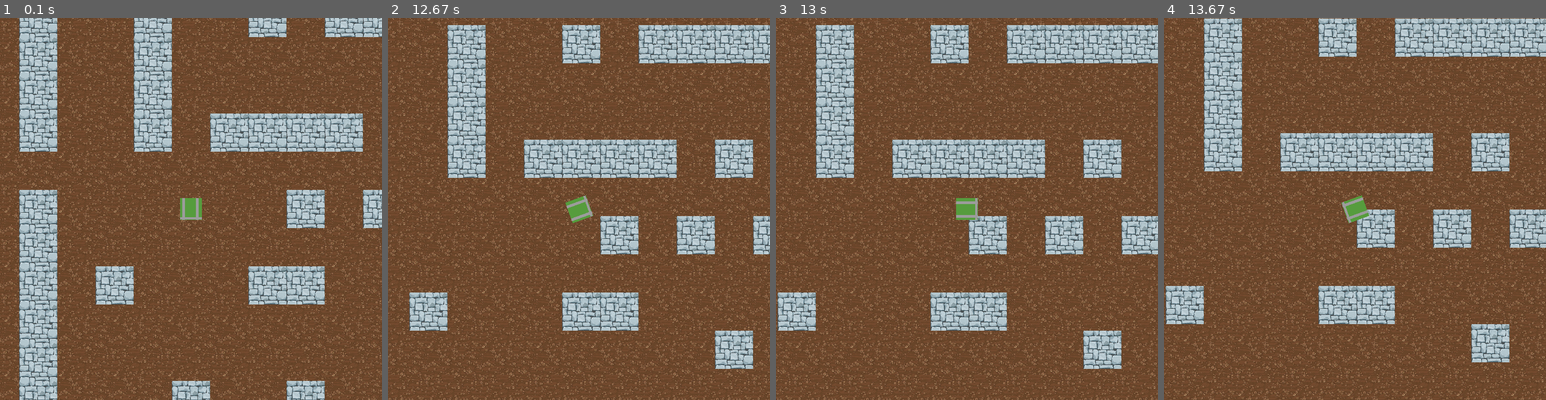
Above: before the commit, frames 1-4 (left to right).
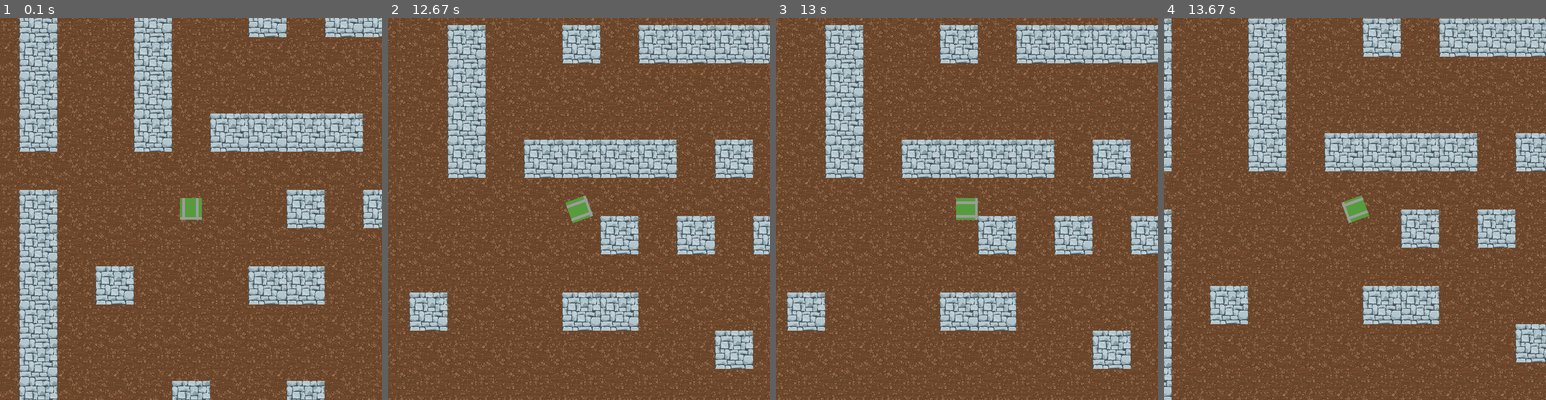
Above: after the commit, the same moments.

Repository: Camleaf/ICS3U
Game: pygame game, started from U3/main.py
Same seed, same stepped clock (60 frames per second), same inputs: the game is played once before the commit and once after it.
Inputs:
- Up to frame 1 (0.1 s): no input
- Up to frame 2 (12.67 s): hold Up 0.33-0.8 s; hold Right 0.83-1.47 s; hold Down 1.5-1.87 s; hold Left 1.9-2.37 s; hold Right 2.4-2.87 s; hold Up 2.9-3.2 s; hold Right 3.23-3.7 s; hold Left 3.73-4.27 s; hold Down 4.3-4.6 s; hold Left 4.63-5.03 s; hold Up 5.07-5.43 s; hold Right 5.47-6.1 s; hold Down 6.13-6.5 s; hold Left 6.53-7 s; hold Right 7.03-7.5 s; hold Up 7.53-7.83 s; hold Right 7.87-8.33 s; hold Left 8.37-8.9 s; hold Down 8.93-9.23 s; hold Left 9.27-9.67 s; hold Up 9.7-10.07 s; hold Right 10.1-10.73 s; hold Down 10.77-11.13 s; hold Left 11.17-11.63 s; hold Right 11.67-12.13 s; hold Up 12.17-12.47 s; hold Right from 12.5 s (still down)
- Up to frame 3 (13 s): release Right at 12.97 s
- Up to frame 4 (13.67 s): hold Left 13-13.53 s; hold Down from 13.57 s (still down)

Frames 1-2 are identical in both runs. In frame 3, 35% of the frame differs, in the area x 0-100%, y 0-100%; in frame 4, 47%.

Commit message:
Solve tank clipping issues during collision

Diff:
--- a/U3/utils/player/main.py
+++ b/U3/utils/player/main.py
@@ -29,6 +29,12 @@
       self.image = self.image_orig.copy()
       self.rect = self.image.get_rect()
       self.rect.center = (DISPLAY_BASE/2, DISPLAY_HEIGHT/2)
+      # self.rect is used for rotating, but for collisions i need a bounding box as the rect slightly deforms with rotation causing clipping issues
+      self.bounding_box = self.rect.copy()
+
+
+
+
 
       self.DISPLAY_BASE = DISPLAY_BASE
       self.DISPLAY_HEIGHT = DISPLAY_HEIGHT
@@ -47,32 +53,17 @@
       self.is_alive = True
 
     def move(self, x, y):
-        # print(x,y, self.camera_x, self.camera_y) # debugging
-        # all this movement code is temporary and for testinguntil i have a good enough base to go do rotation stuff
+
+        # TODO turn movement into a vector so that we can normalize it
         if self.width/2 < self.camera_x + x < self.GAME_BASE - self.width/2:
-          res = self.collision(x,0,1)
-          print(res)
-          if  res == "All":
-              self.camera_x += x
-          elif res == "Right":
-             if x > 0:
-                self.camera_x += x
-          else:
-             if x < 0:
-                self.camera_x += x
+            self.camera_x += x
 
+        self.collision(x,0,1)
 
         if self.height/2 < self.camera_y + y < self.GAME_HEIGHT - self.height/2:
-            res = self.collision(0,y,0)
-            print(res)
-            if  res == "All":
-                self.camera_y += y
-            elif res == "Down":
-              if y > 0:
-                  self.camera_y += y
-            else:
-              if y < 0:
-                  self.camera_y += y
+            self.camera_y += y
+
+        self.collision(0,y,0)
 
 
 
@@ -115,29 +106,31 @@
         self.prev_case = self.rotation_target
 
     def collision(self,x,y,axis):
-      """Uses the in range list generated by the thread to check for nearby wall collisions"""
-      if len(self.in_range) == 0:
-         return "All"
+      """Uses the in range list generated by the thread to check for nearby wall collisions
+      Gets rid of wall clipping
+      """
 
       for [x,y] in self.in_range:
-        n_x = x*70 - 2
-        n_y = y*70 - 2
-        collider = pg.Rect(n_x-self.camera_x+self.DISPLAY_BASE/2,n_y-self.camera_y+self.DISPLAY_HEIGHT//2,74,74)
+        n_x = x*70
+        n_y = y*70
 
-        if collider.colliderect(self.rect):
+        collider = pg.Rect(n_x-self.camera_x+self.DISPLAY_BASE/2,n_y-self.camera_y+self.DISPLAY_HEIGHT//2,70,70)
+
+        if collider.colliderect(self.bounding_box):
            if axis == 0:
-            if collider.top <= self.rect.bottom:
-                return "Down"
-            else:
-               return "Up"
+            if collider.top < self.bounding_box.bottom and self.bounding_box.top > collider.top:
+                # sets the right edge to edge of left wall. done this way to eliminate clipping
+               self.camera_y = n_y +70+ self.height//2
+
+            elif collider.bottom > self.bounding_box.top:
+               self.camera_y = n_y - self.height//2
+
            else:
-              print(collider.right, self.rect.left)
-              # some issues where the first thing always triggers. On right track tho
-              if collider.right >= self.rect.left  : # put like and other side must be too or smt
-                 return "Right"
-              if collider.left <= self.rect.right:
-                 return "Left"
-      return "All"
+              if collider.right > self.bounding_box.left and self.bounding_box.right > collider.right: # put like and other side must be too or smt
+                 self.camera_x = n_x+70+ self.width//2
+              elif collider.left < self.bounding_box.right:
+                 self.camera_x = n_x- self.width//2
+
 
     def rotate(self, rotate):
         """Rotates the player image (not hitbox) by 'rotate' degrees"""
Not shown, changed: U3/sources.md
